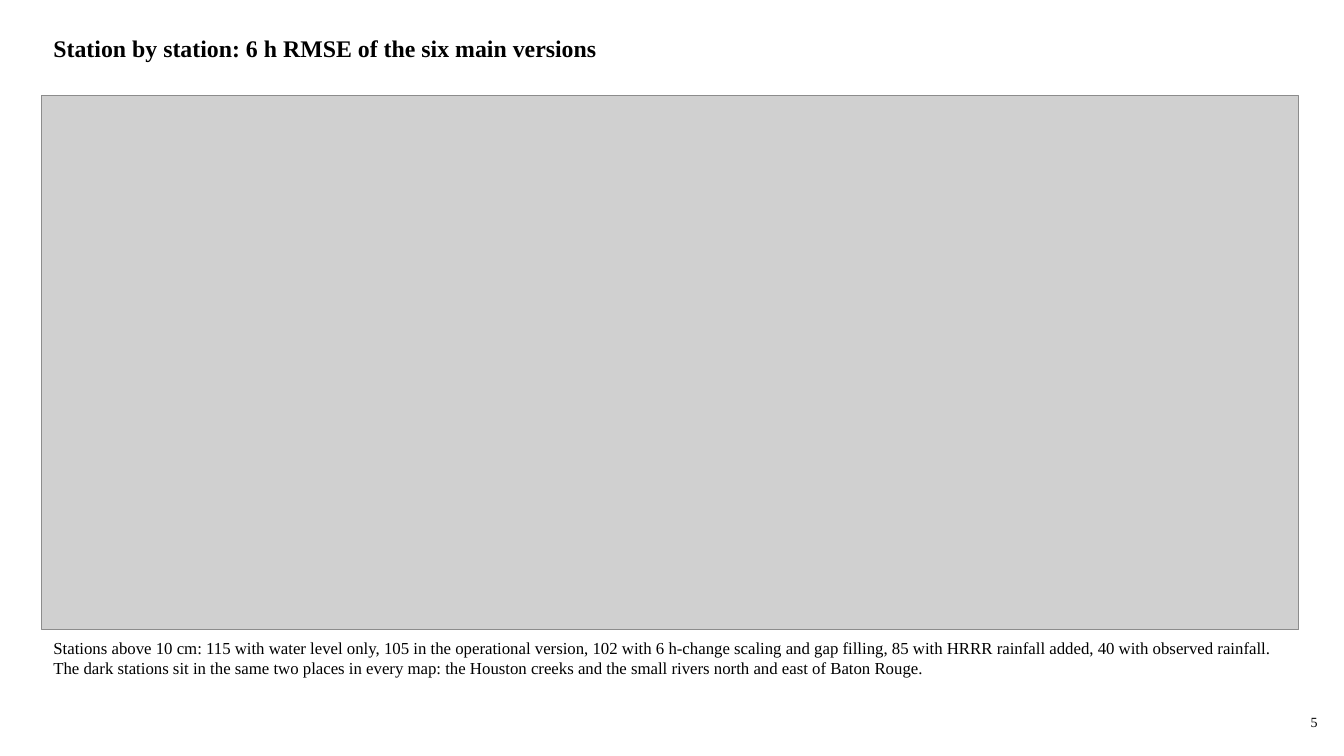
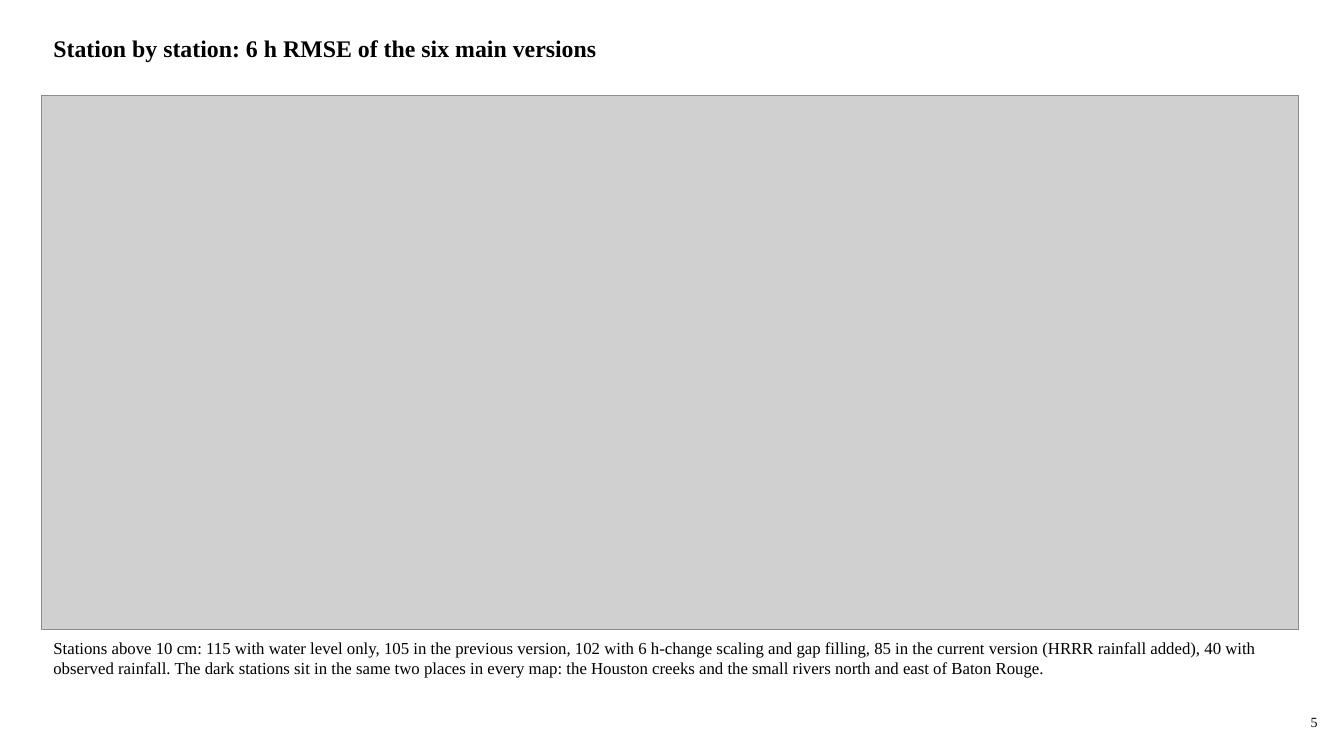
Before and after one commit to LaurenW1997/subdomainLSTM, a slide deck: slide 5 of deliverables/17_versions/version_comparison.pptx. Drawn at 1344x756 pixels with LibreOffice and Linux fonts; fonts in the diff are those of the drawing; grey boxes stand for pictures. Boxes give left, top, right and bottom in pixels: in the first picture for what was removed or moved away, otherwise in the second. Text is boxed around its words. In the diff, an @@ line names an element or a change of style, - is before the commit and + after.

```diff
--- a/deliverables/17_versions/version_comparison.pptx
+++ b/deliverables/17_versions/version_comparison.pptx
@@ text at [53,642,1255,678]: text changed @@
-Stations above 10 cm: 115 with water level only, 105 in the operational version, 102 with 6 h-change scaling and gap filling, 85 with HRRR rainfall added, 40 with observed rainfall. The dark stations sit in the same two places in every map: the Houston creeks and the small rivers north and east of Baton Rouge.
+Stations above 10 cm: 115 with water level only, 105 in the previous version, 102 with 6 h-change scaling and gap filling, 85 in the current version (HRRR rainfall added), 40 with observed rainfall. The dark stations sit in the same two places in every map: the Houston creeks and the small rivers north and east of Baton Rouge.
```
Also in this commit, not shown: 9 other slides changed, 1 slide added, 33 other files.
